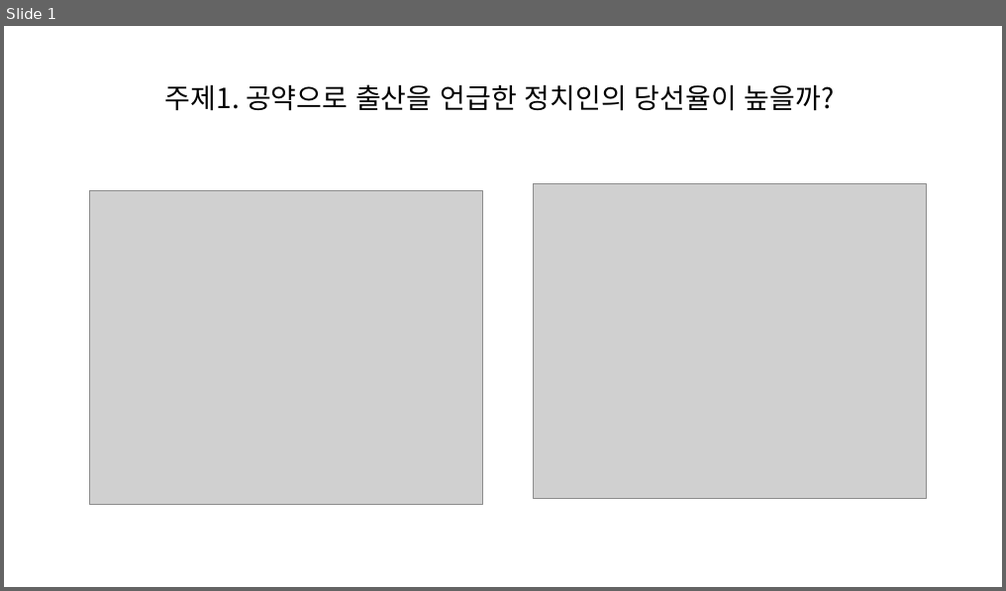
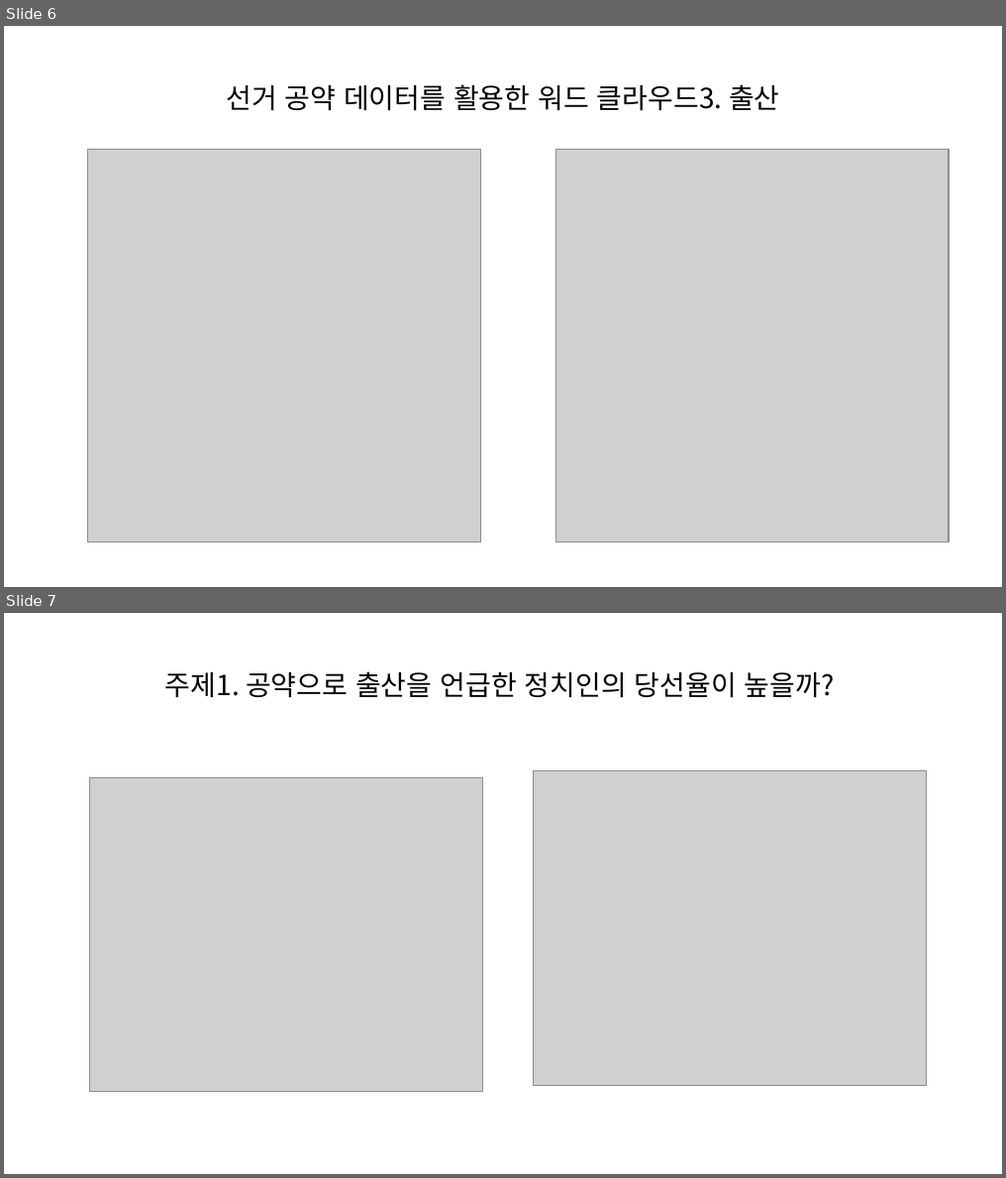
Before and after one commit to JunaHwang/Team1_FirstProject, a slide deck: hsj/data/테스트.pptx. Shown one above the other, each under a label of ours: slide 1 before the commit, slides 6 and 7 after it. The pictures are 1006x591 and 1006x1178 pixels, drawn with LibreOffice and Linux fonts; fonts in the diff are those of the drawing; grey boxes stand for pictures. Boxes give left, top, right and bottom in pixels: in the first picture for what was removed or moved away, otherwise in the second. Text is boxed around its words. In the diff, an @@ line names an element or a change of style, - is before the commit and + after.

Commit message:
20230419 출산 공약 완료 및 여가 데이터셋 추가

```diff
--- a/hsj/data/테스트.pptx
+++ b/hsj/data/테스트.pptx
@@ slide 6 added at [4, 26, 1002, 587], background #FFFFFF @@
@@ title added at [226, 84, 780, 111], 20 pt, text #000000 @@
+선거 공약 데이터를 활용한 워드 클라우드3. 출산
@@ picture added at [88, 150, 481, 543] @@
@@ picture added at [555, 150, 949, 543] @@
@@ what was slide 1 is now slide 7 @@
```
Also in this commit, not shown: 12 other slides added, 9 other files.
